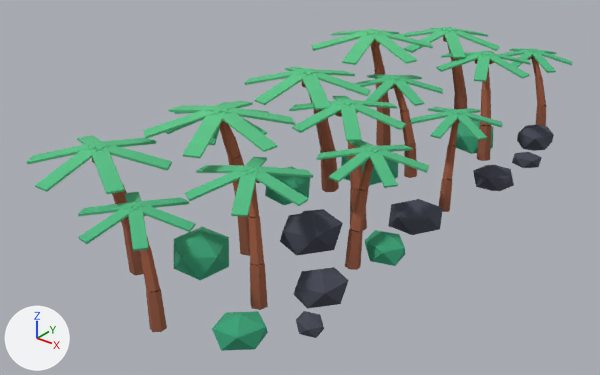
The glTF model public/assets/toycar/set-jungle-grove.glb: old version first, new version second.
The view is the same before and after, from a 50 mm camera at (9.52, -16.26, 9.44) aimed at (-2.17, -1.64, 0.38). Arrows for +X, +Y and +Z are at lower left; the lights stay in place. The older version comes first. Where no turn or scale is listed for an object, it has been applied to the vertices. Vertices at exactly the same position are counted once.

In view in the first picture: 'drape_grove'.
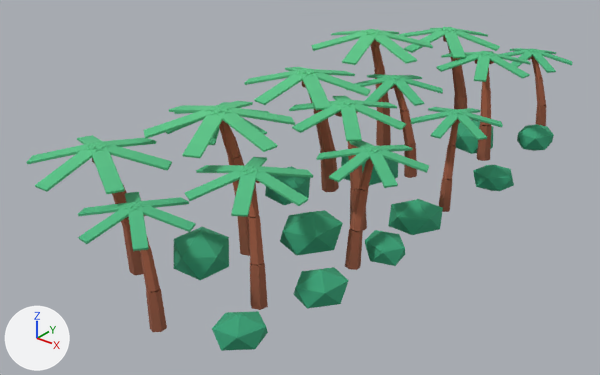
The edits, one by one:
me_drape_grove is used by ob_drape_grove; location (0.56, 6.52, 0.41).
me_drape_grove had 3360 vertices, 6048 faces and spanned x -5.2..1.2, y -15.0..1.4, z -0.6..3.0.
me_drape_grove now has 3324 vertices, 5988 faces and spans x -5.2..1.2, y -15.0..1.4, z -0.6..3.0.
me_drape_grove part 1: the loose piece of 12 vertices spanning x 0.4..1.1, y -2.8..-2.2, z -0.5..0.0 is deleted.
me_drape_grove part 2: the loose piece of 12 vertices spanning x 0.5..1.2, y -12.6..-12.0, z -0.5..-0.1 is deleted.
me_drape_grove part 3: 100 kept faces spanning x -1.8..1.1, y -11.9..-0.5, z -0.6..0.4 get new texture (UV) coordinates.
Other edits to the shape of me_drape_grove do not show in these pictures.

Location of each change, (x1, y1, x2, y2) in pixels of the pictures (600 x 375 px):
part 1 of me_drape_grove, deleted: before (512, 152, 542, 168)
part 2 of me_drape_grove, deleted: before (296, 311, 324, 338)
part 3 of me_drape_grove, surface changed: (280, 124, 554, 309) in both
